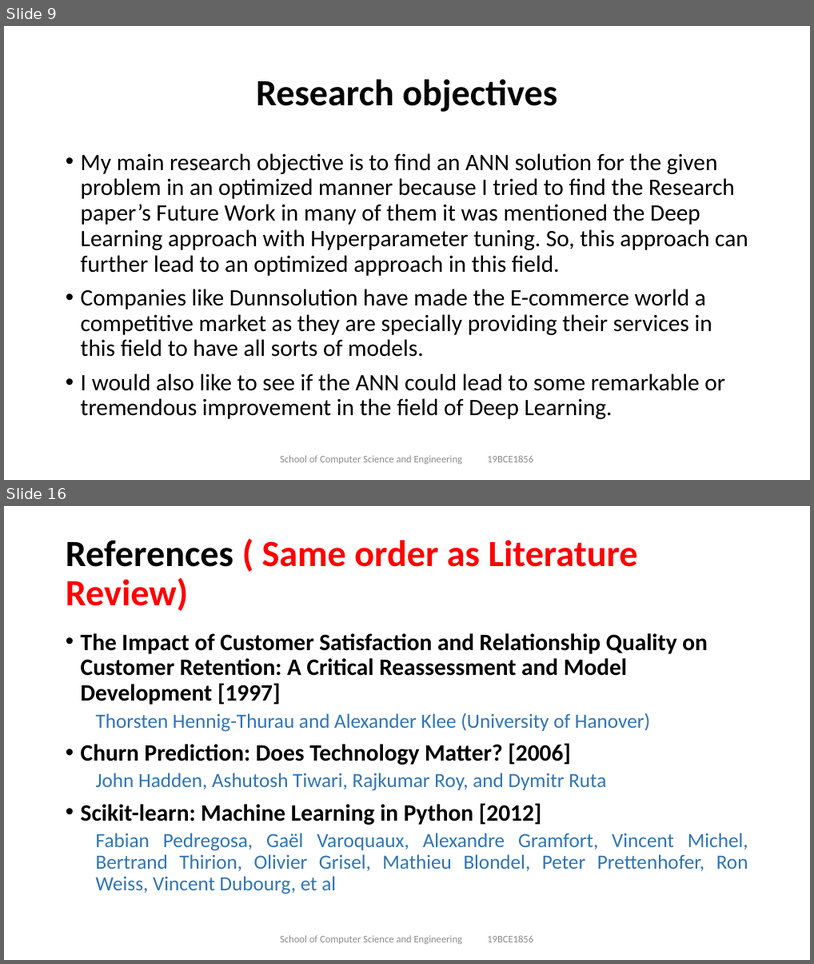
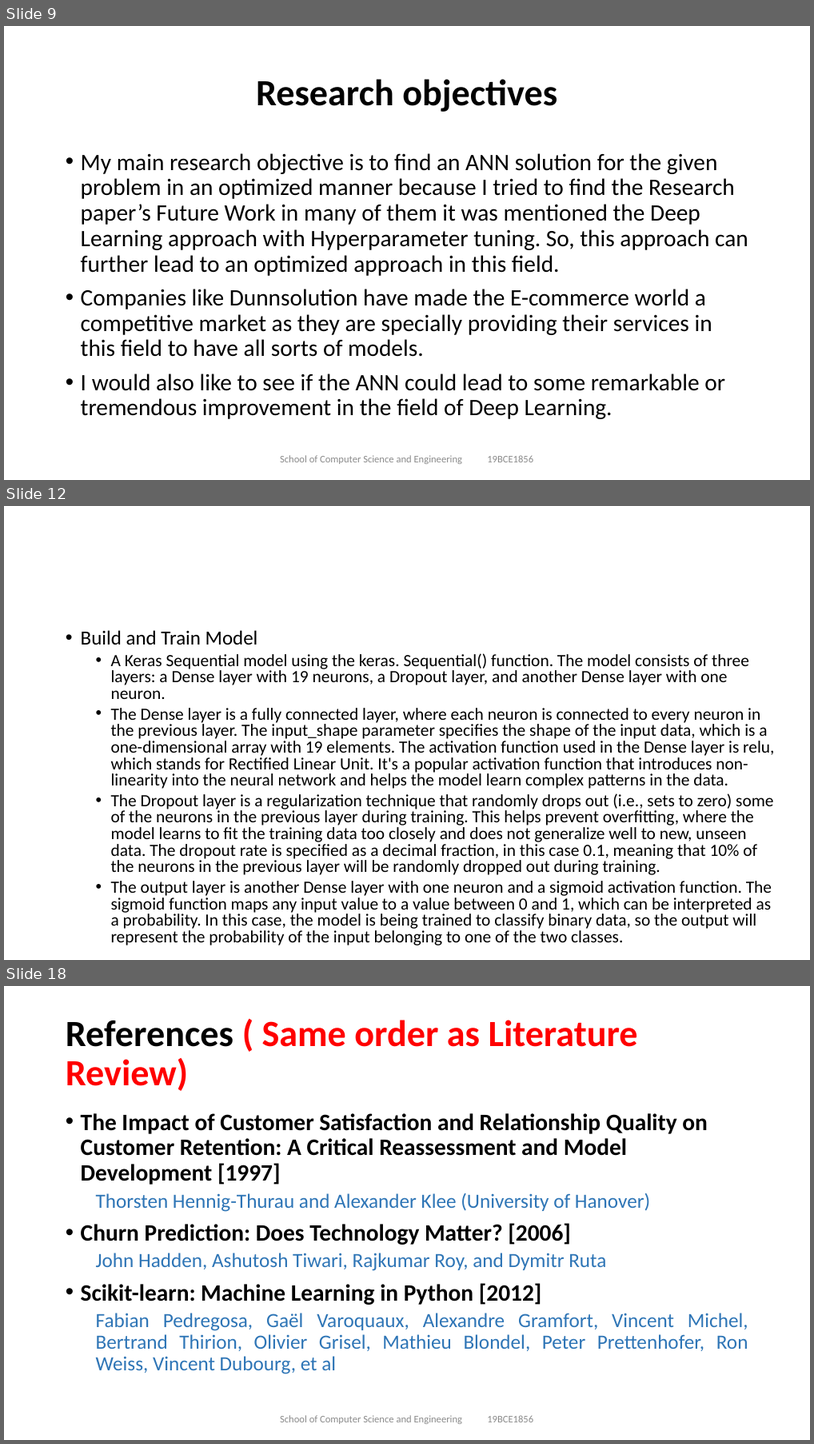
Before and after one commit to tusharmaurya267/E-commerce-Research-paper, a slide deck: Final Review.pptx. Shown one above the other, each under a label of ours: slides 9 and 16 before the commit, slides 9, 12 and 18 after it; the slides between them are not shown. The pictures are 814x964 and 814x1444 pixels, drawn with LibreOffice and Linux fonts; fonts in the diff are those of the drawing. Boxes give left, top, right and bottom in pixels: in the first picture for what was removed or moved away, otherwise in the second. Text is boxed around its words. In the diff, an @@ line names an element or a change of style, - is before the commit and + after.

```diff
--- a/Final Review.pptx
+++ b/Final Review.pptx
@@ slide 12 added at [4,506,810,960], background #FFFFFF @@
@@ text added at [81,630,774,945], 20.4 pt, text #000000 @@
+• Build and Train Model
+  • A Keras Sequential model using the keras. Sequential() function. The model consists of three layers: a Dense layer with 19 neurons, a Dropout layer, and another Dense layer with one neuron.
+  • The Dense layer is a fully connected layer, where each neuron is connected to every neuron in the previous layer. The input_shape parameter specifies the shape of the input data, which is a one-dimensional array with 19 elements. The activation function used in the Dense layer is relu, which stands for Rectified Linear Unit. It's a popular activation function that introduces non-linearity into the neural network and helps the model learn complex patterns in the data.
+  • The Dropout layer is a regularization technique that randomly drops out (i.e., sets to zero) some of the neurons in the previous layer during training. This helps prevent overfitting, where the model learns to fit the training data too closely and does not generalize well to new, unseen data. The dropout rate is specified as a decimal fraction, in this case 0.1, meaning that 10% of the neurons in the previous layer will be randomly dropped out during training.
+  • The output layer is another Dense layer with one neuron and a sigmoid activation function. The sigmoid function maps any input value to a value between 0 and 1, which can be interpreted as a probability. In this case, the model is being trained to classify binary data, so the output will represent the probability of the input belonging to one of the two classes.
@@ what was slide 16 is now slide 18 @@
```
Also in this commit, not shown: 2 slides changed, 5 other slides added, 4 slides removed.
